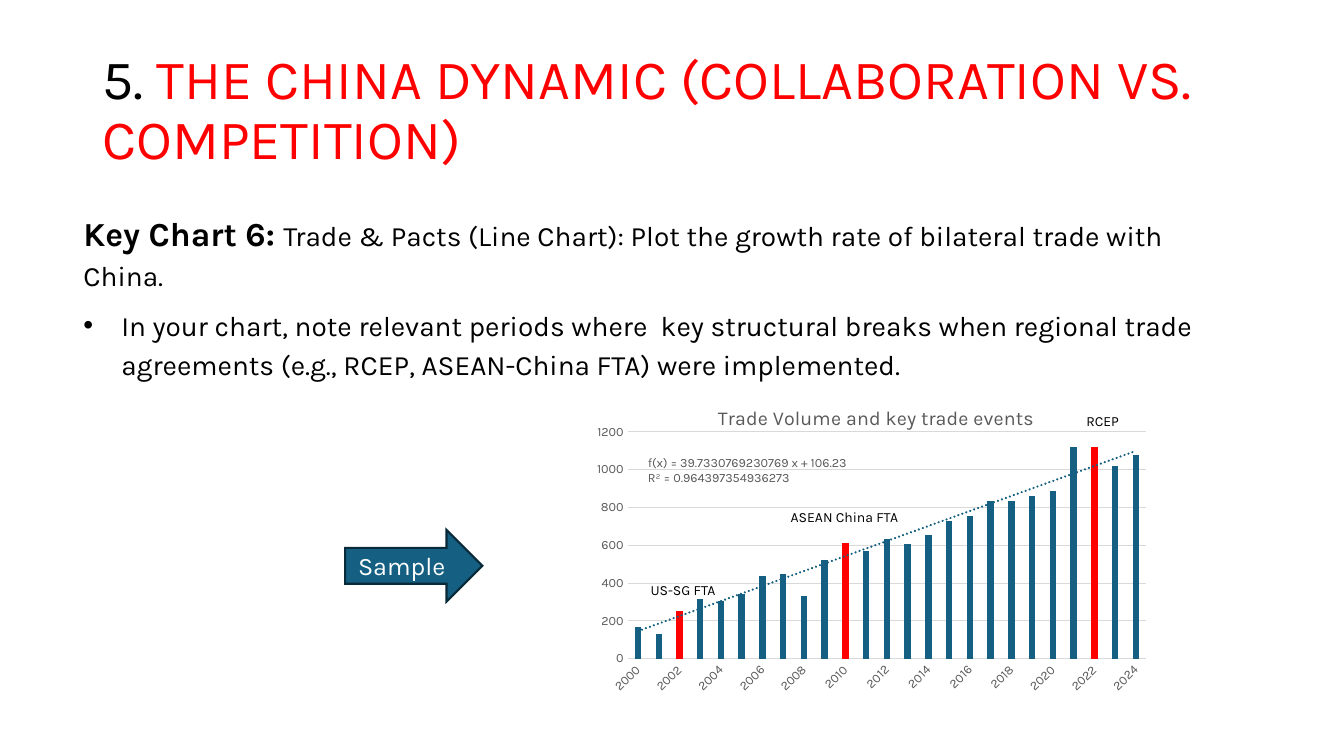
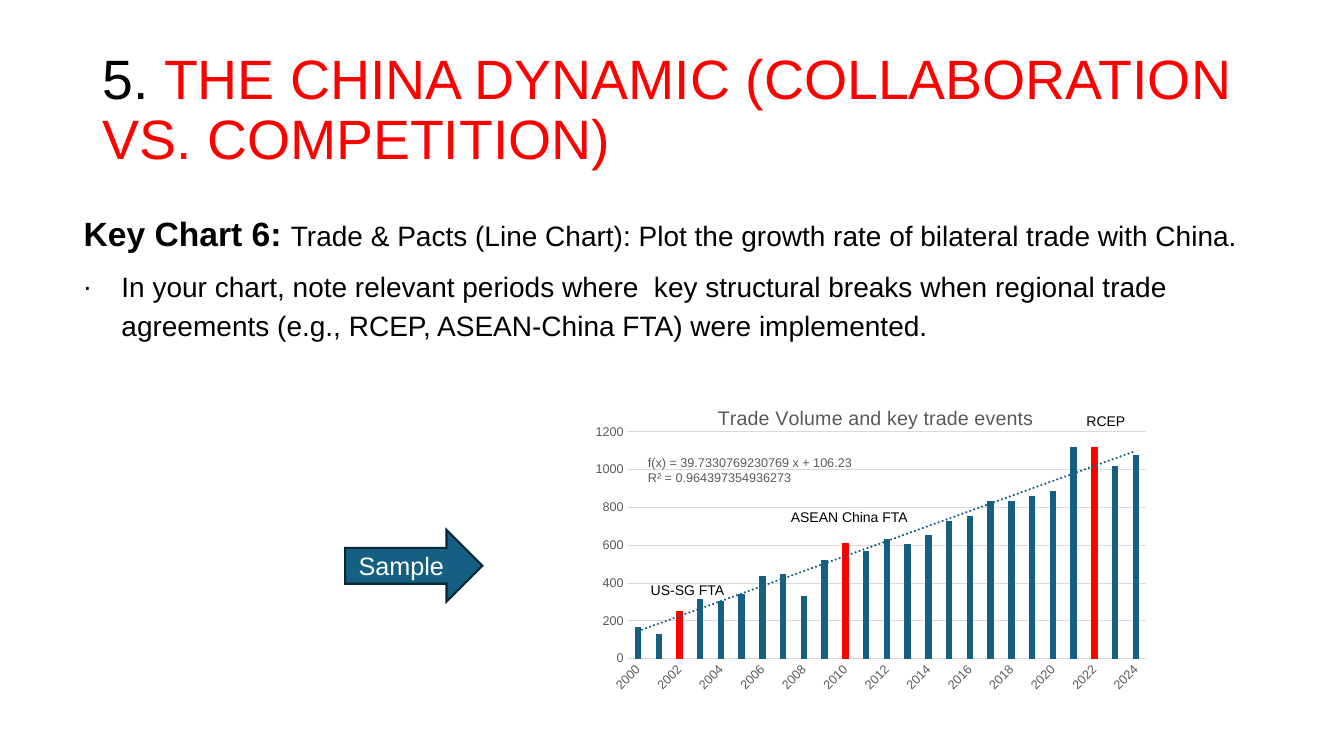
Before and after one commit to josephkohhh/SIM-UOW-Mods, a slide deck: slide 10 of ECON251/Assignment/presentation template.pptx. Drawn at 1344x756 pixels with LibreOffice and Linux fonts; fonts in the diff are those of the drawing. Boxes give left, top, right and bottom in pixels: in the first picture for what was removed or moved away, otherwise in the second. Text is boxed around its words. In the diff, an @@ line names an element or a change of style, - is before the commit and + after.

```diff
--- a/ECON251/Assignment/presentation template.pptx
+++ b/ECON251/Assignment/presentation template.pptx
@@ text "Key Chart 6: Trade & ..." at (84,221,1236,341): font Karla to Arial; less space between paragraphs; bullet • to ∙ @@
@@ column chart at (589,390,1170,712) @@
@@ category axis changed @@
@@ value axis changed @@
@@ lettering changed @@
@@ font Karla to Arial in 4 elements at (102,58,1231,169), (651,585,724,595), (791,512,907,522), (1086,416,1125,426) @@
@@ right arrow "Sample" at (345,530,482,602): font Karla to Arial; outline #092A39 1.5 pt to #082836 1.5 pt; proportions changed @@
```
Also in this commit, not shown: 10 other slides changed, 14 other files.
